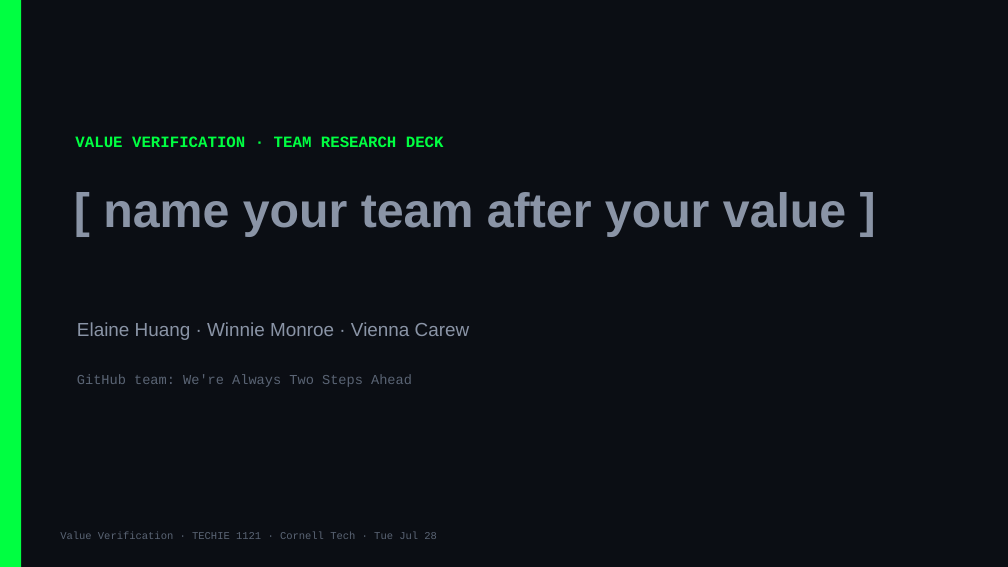
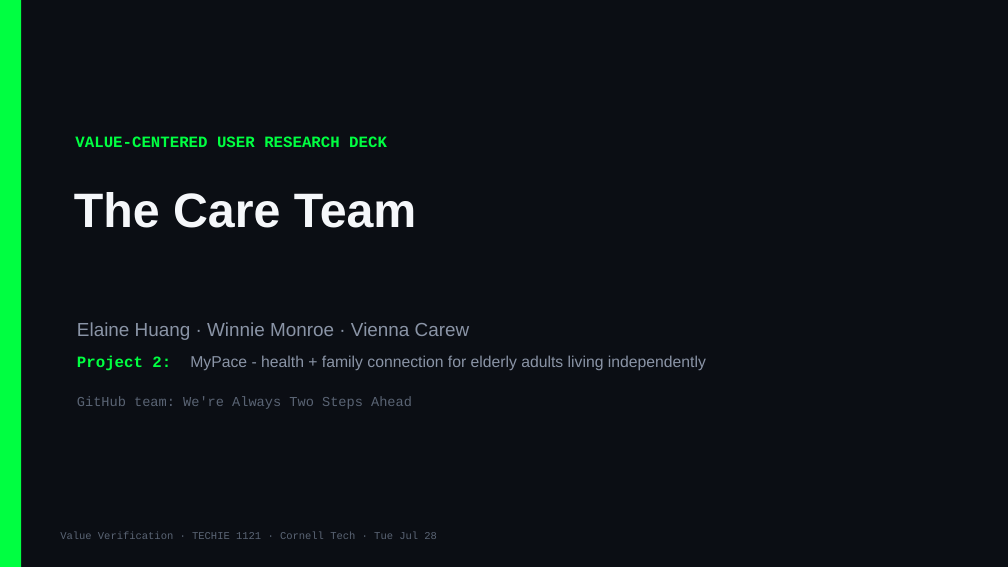
Before and after one commit to Cornell-Tech-Vibe-Coding-Summer-2026/website, a slide deck: slide 1 of slides/team-decks/Week3-Tue-were-always-two-steps-ahead.pptx. Drawn at 1008x567 pixels with LibreOffice and Linux fonts; fonts in the diff are those of the drawing. Boxes give left, top, right and bottom in pixels: in the first picture for what was removed or moved away, otherwise in the second. Text is boxed around its words. In the diff, an @@ line names an element or a change of style, - is before the commit and + after.

```diff
--- a/slides/team-decks/Week3-Tue-were-always-two-steps-ahead.pptx
+++ b/slides/team-decks/Week3-Tue-were-always-two-steps-ahead.pptx
@@ text at bbox=[75, 136, 387, 147]: text changed @@
-VALUE VERIFICATION · TEAM RESEARCH DECK
+VALUE-CENTERED USER RESEARCH DECK
@@ text at bbox=[74, 192, 417, 228]: text changed; text colour #8A94A6 to #F5F7FA @@
-[ name your team after your value ]
+The Care Team
@@ text added at bbox=[77, 355, 706, 371], 15 pt, text #8A94A6 @@
+Project 2: MyPace - health + family connection for elderly adults living independently
@@ text "GitHub team: We're Always Two ...": place and size @@
-text "GitHub team: We're Always Two ..." at bbox=[77, 374, 412, 387]
+text "GitHub team: We're Always Two ..." at bbox=[77, 396, 412, 409]
```
Also in this commit, not shown: 1 other slide changed, 9 other files.
